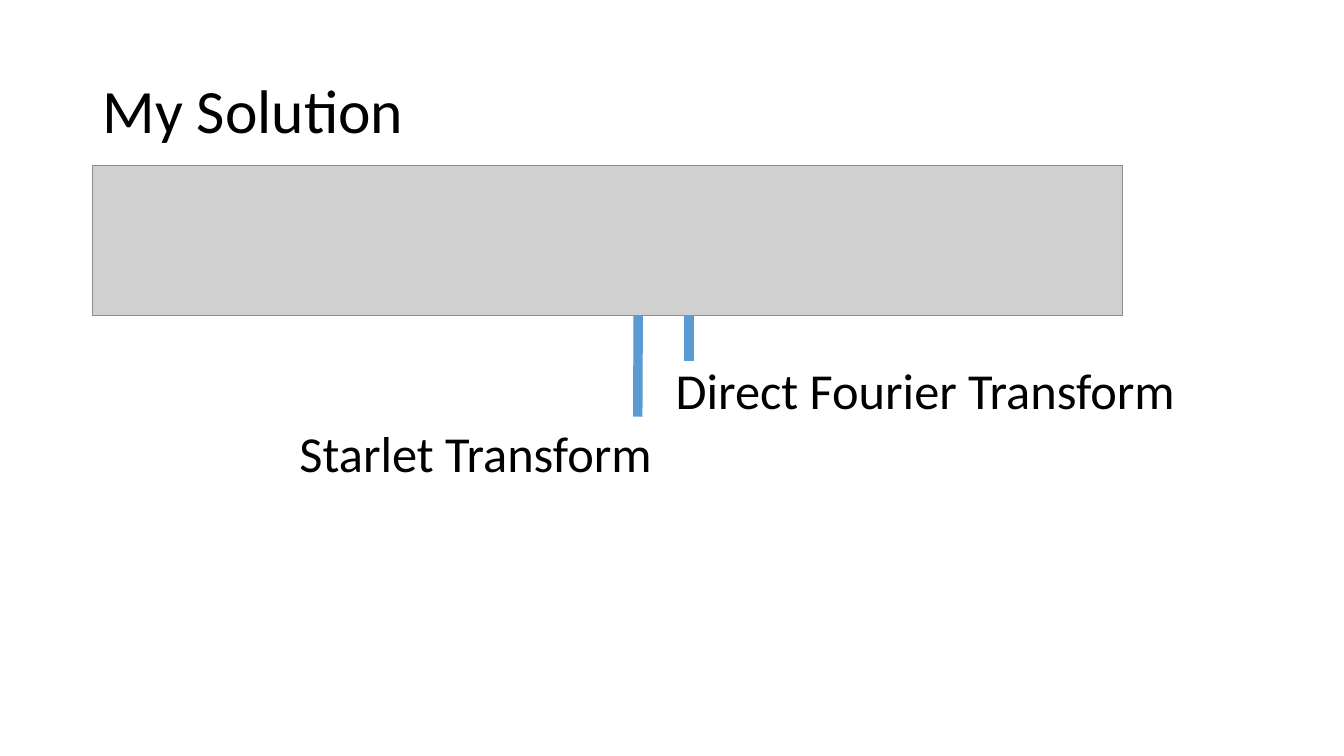
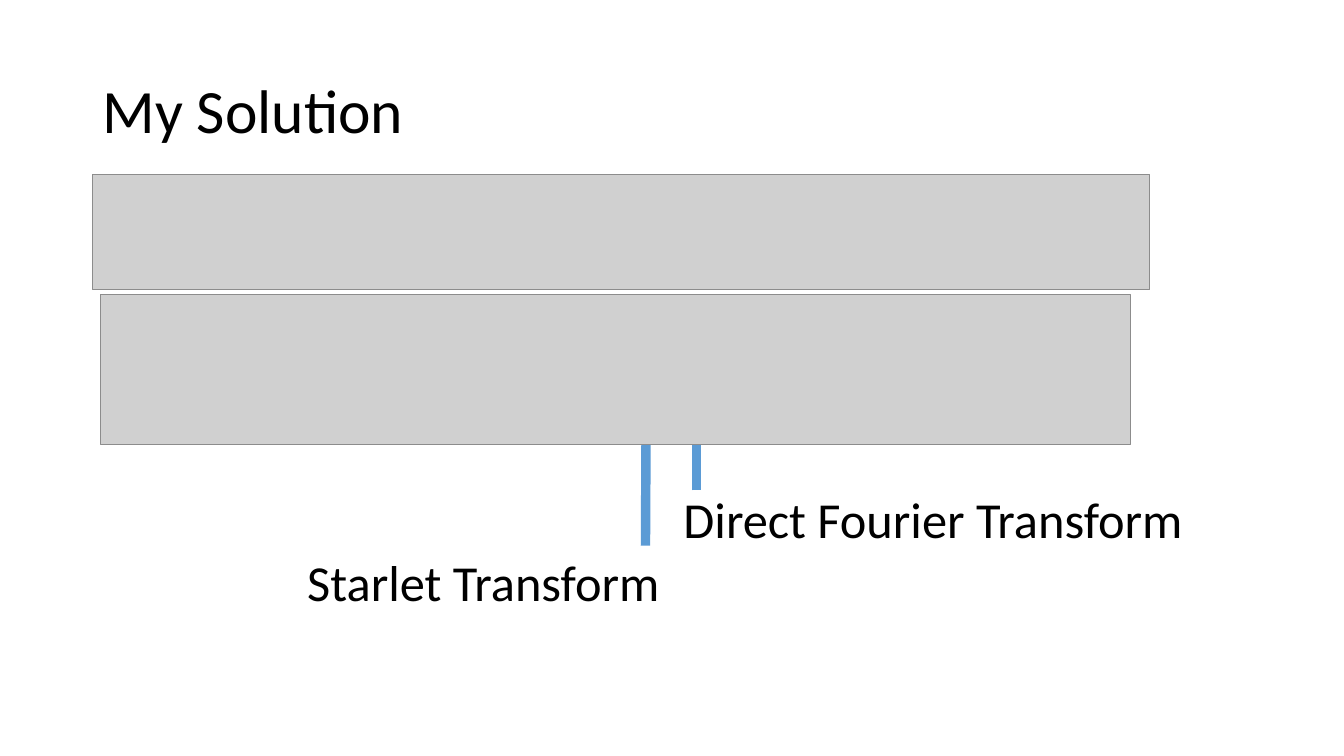
Before and after one commit to lord-blueberry/p8-doc, a slide deck: slide 8 of pp8.pptx (slide 12 before the commit). Drawn at 1344x756 pixels with LibreOffice and Linux fonts; fonts in the diff are those of the drawing; grey boxes stand for pictures. Boxes give left, top, right and bottom in pixels: in the first picture for what was removed or moved away, otherwise in the second. Text is boxed around its words. In the diff, an @@ line names an element or a change of style, - is before the commit and + after.

```diff
--- a/pp8.pptx
+++ b/pp8.pptx
@@ picture added at (x1=93, y1=174, x2=1150, y2=290) @@
@@ 1 picture, 1 text, 1 arrow moved together from (x1=93, y1=165, x2=1123, y2=473) to (x1=100, y1=294, x2=1130, y2=602) @@
@@ arrow moved from (689, 362) - (689, 279) to (697, 491) - (697, 408) @@
@@ text "Direct Fourier Transform" moved from (x1=676, y1=374, x2=1174, y2=410) to (x1=683, y1=503, x2=1182, y2=539) @@
```
Also in this commit, not shown: 7 other slides changed, 1 slide added, 1 slide removed.
